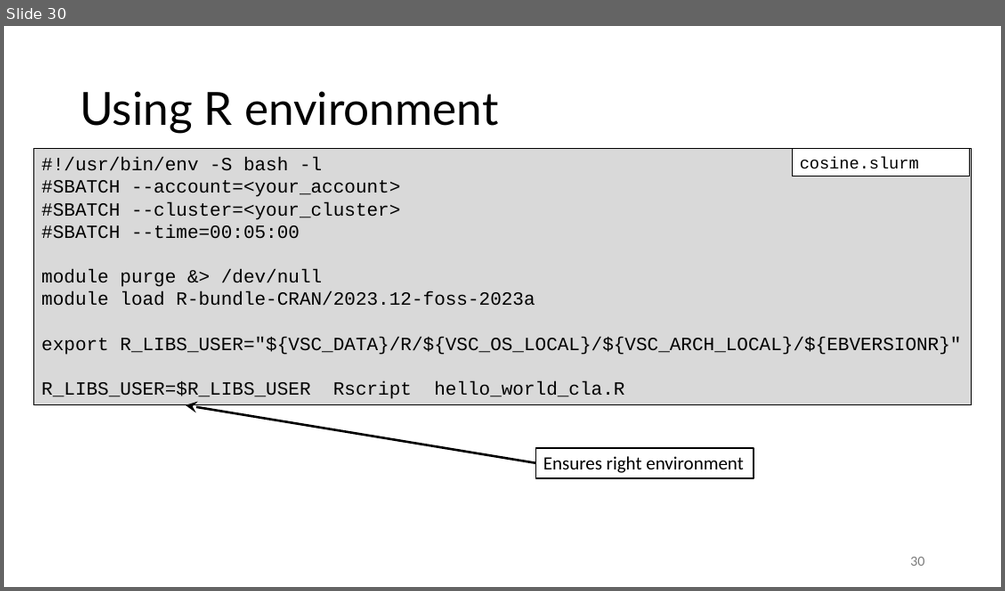
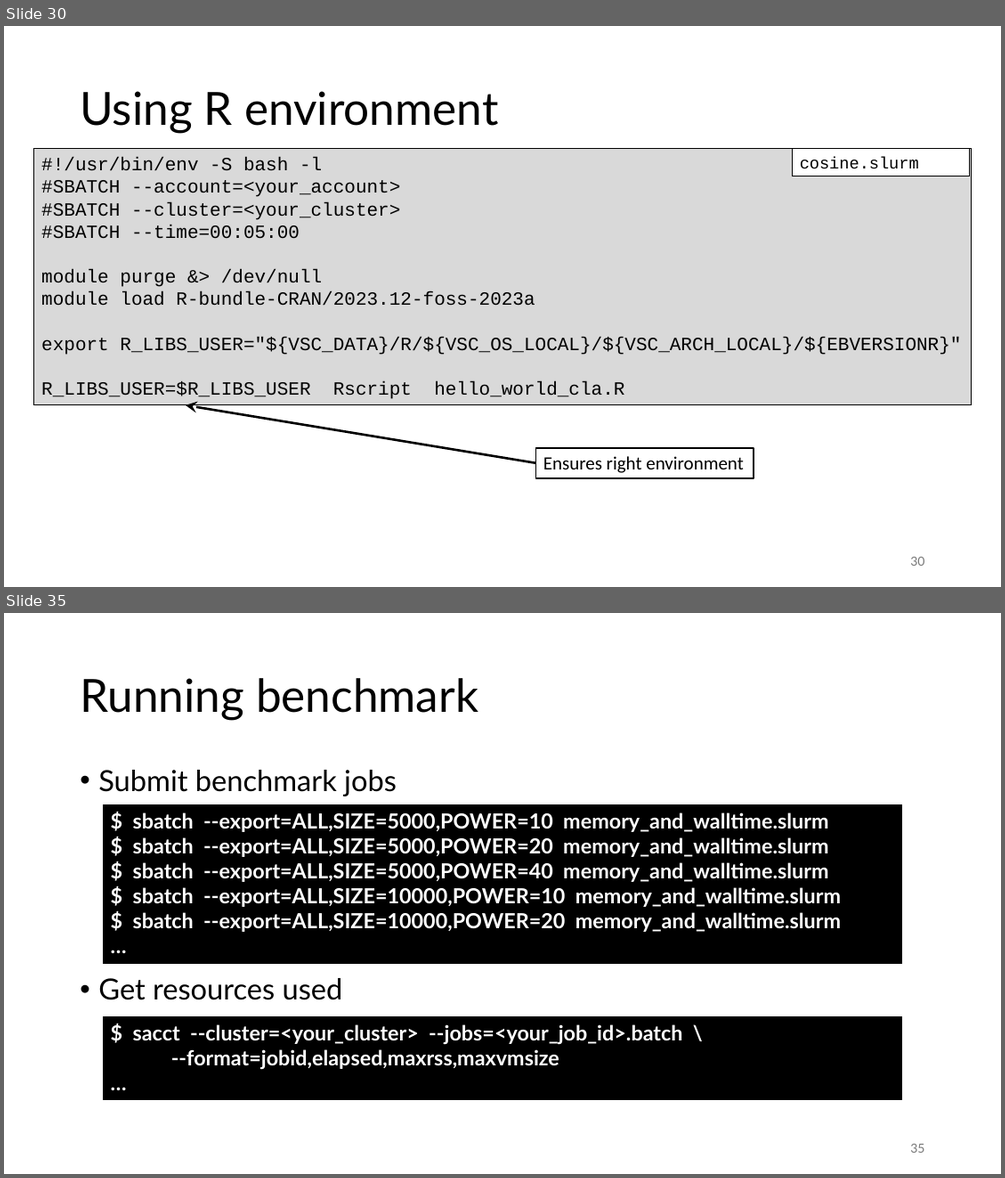
Before and after one commit to gjbex/Best-practices-for-data-science-on-HPC, a slide deck: best_practices_for_data_science_on_hpc.pptx. Shown one above the other, each under a label of ours: slide 30 before the commit, slides 30 and 35 after it; the slides between them are not shown. The pictures are 1005x591 and 1005x1178 pixels, drawn with LibreOffice and Linux fonts; fonts in the diff are those of the drawing. Boxes give left, top, right and bottom in pixels: in the first picture for what was removed or moved away, otherwise in the second. Text is boxed around its words. In the diff, an @@ line names an element or a change of style, - is before the commit and + after.

Commit message:
Add slides on walltime and memory benchmarking

```diff
--- a/best_practices_for_data_science_on_hpc.pptx
+++ b/best_practices_for_data_science_on_hpc.pptx
@@ slide 35 added at (4,613,1001,1174), background #FFFFFF @@
@@ title added at (80,678,478,720), 44 pt, text #000000 @@
+Running benchmark
@@ text added at (98,770,396,1000), 28 pt, text #000000 @@
+• Submit benchmark jobs
+• Get resources used
@@ rectangle added at (104,804,902,963), fill #000000, outline #000000 0.75 pt, 20 pt, text #FFFFFF, bold @@
+$ sbatch --export=ALL,SIZE=5000,POWER=10 memory_and_walltime.slurm
+$ sbatch --export=ALL,SIZE=5000,POWER=20 memory_and_walltime.slurm
+$ sbatch --export=ALL,SIZE=5000,POWER=40 memory_and_walltime.slurm
+$ sbatch --export=ALL,SIZE=10000,POWER=10 memory_and_walltime.slurm
+$ sbatch --export=ALL,SIZE=10000,POWER=20 memory_and_walltime.slurm
+…
@@ rectangle added at (104,1016,902,1099), fill #000000, outline #000000 0.75 pt, 20 pt, text #FFFFFF, bold @@
+$ sacct --cluster=<your_cluster> --jobs=<your_job_id>.batch \
+--format=jobid,elapsed,maxrss,maxvmsize
+…
@@ page number added at (910,1143,924,1152), 12 pt, text #797979 @@
+35
```
Also in this commit, not shown: 11 other slides added.
